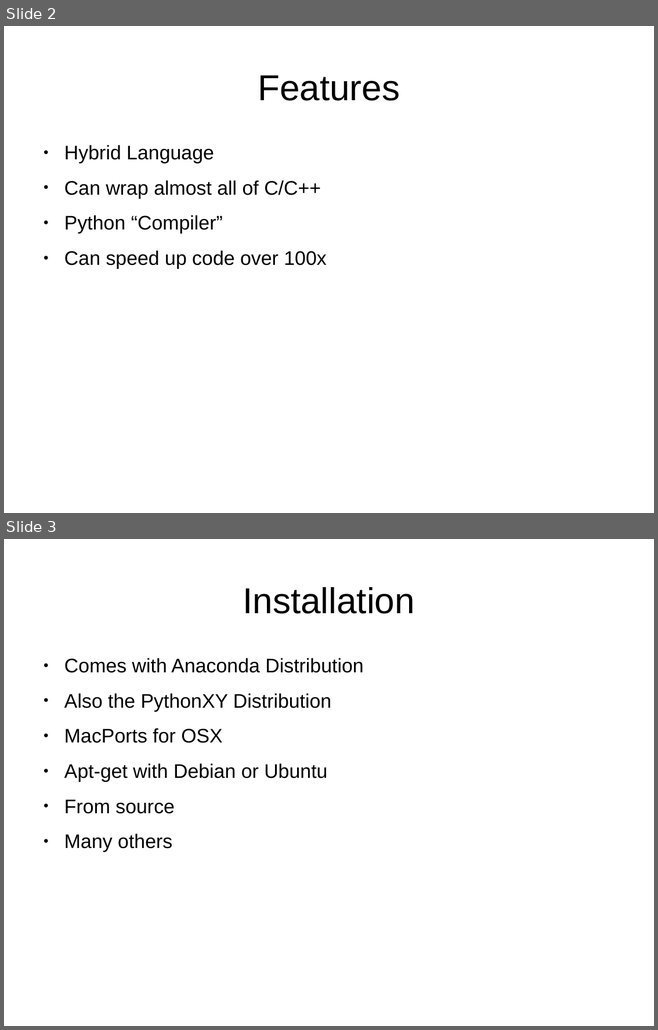
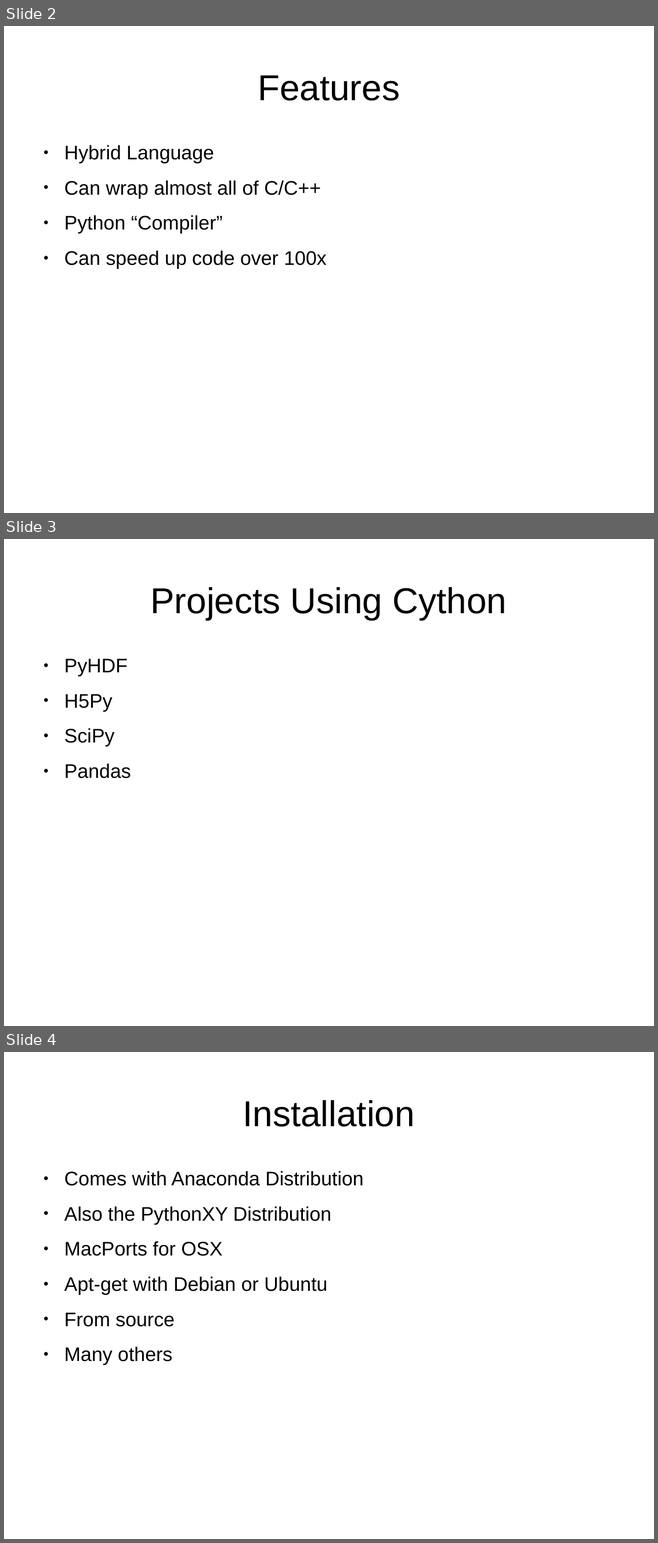
Before and after one commit to bmagill1250/757_Python_Users, a slide deck: April_2015/Cython_2015-04-08.odp. Shown one above the other, each under a label of ours: slides 2 and 3 before the commit, slides 2, 3 and 4 after it. The pictures are 658x1030 and 658x1543 pixels, drawn with LibreOffice and Linux fonts; fonts in the diff are those of the drawing. Boxes give left, top, right and bottom in pixels: in the first picture for what was removed or moved away, otherwise in the second. Text is boxed around its words. In the diff, an @@ line names an element or a change of style, - is before the commit and + after.

```diff
--- a/April_2015/Cython_2015-04-08.odp
+++ b/April_2015/Cython_2015-04-08.odp
@@ slide 3 added at [4,539,654,1026], background #FFFFFF @@
@@ title added at [151,587,507,620], 44 pt, text #000000 @@
+Projects Using Cython
@@ text added at [64,658,131,779], 24 pt, text #000000 @@
+● PyHDF
+● H5Py
+● SciPy
+● Pandas
@@ what was slide 3 is now slide 4 @@
```
Also in this commit, not shown: 6 slides changed, 9 other slides added, 4 slides removed, 18 other files.
